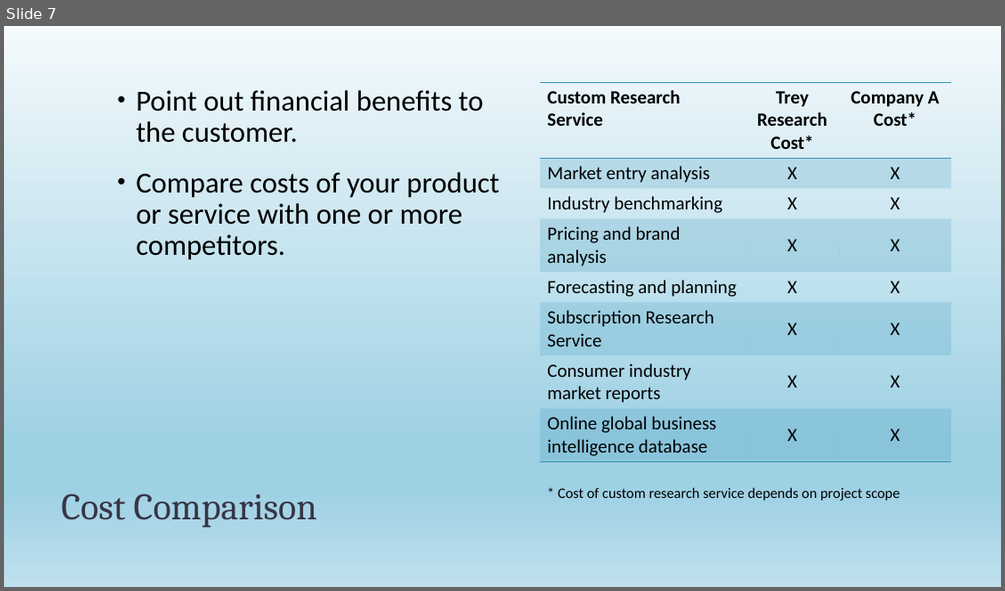
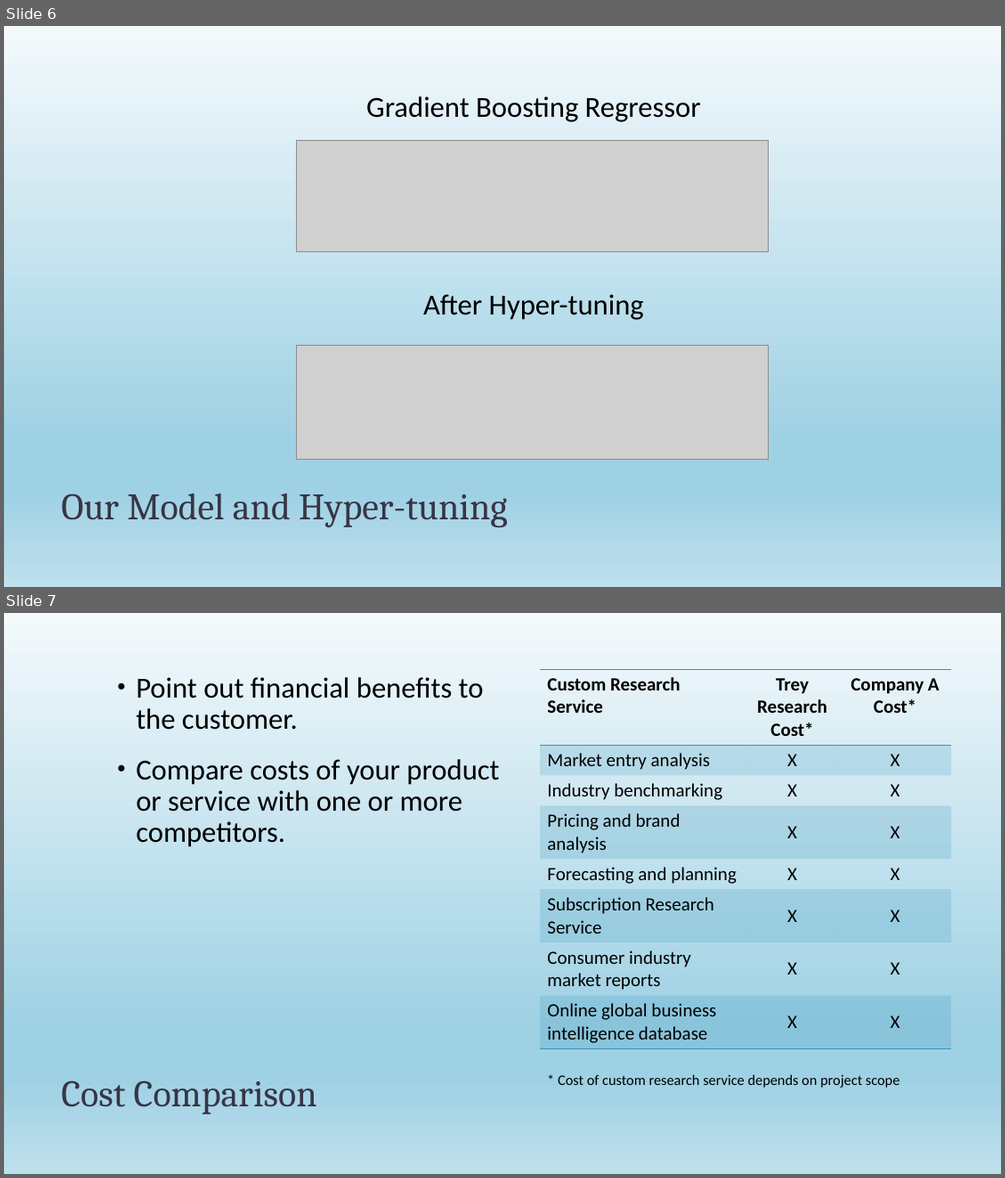
Before and after one commit to jackatopolis/s-martpredictor, a slide deck: Project4_SalesPredictor.pptx. Shown one above the other, each under a label of ours: slide 7 before the commit, slides 6 and 7 after it. The pictures are 1005x591 and 1005x1178 pixels, drawn with LibreOffice and Linux fonts; fonts in the diff are those of the drawing; grey boxes stand for pictures. Boxes give left, top, right and bottom in pixels: in the first picture for what was removed or moved away, otherwise in the second. Text is boxed around its words. In the diff, an @@ line names an element or a change of style, - is before the commit and + after.

```diff
--- a/Project4_SalesPredictor.pptx
+++ b/Project4_SalesPredictor.pptx
@@ slide 6 added at (4, 26, 1001, 587), background gradient #F5F8FA to #EBF1F5 to #CEDBE6; not listed: 1 template element that a slide beside it also shows @@
@@ text added at (366, 96, 701, 122), 28 pt, text #000000 @@
+Gradient Boosting Regressor
@@ picture added at (297, 140, 769, 251) @@
@@ text added at (423, 294, 644, 320), 28 pt, text #000000 @@
+After Hyper-tuning
@@ picture added at (297, 346, 768, 459) @@
@@ title added at (61, 493, 508, 527), 36 pt, text #373545 @@
+Our Model and Hyper-tuning
```
Also in this commit, not shown: 1 slide removed.
